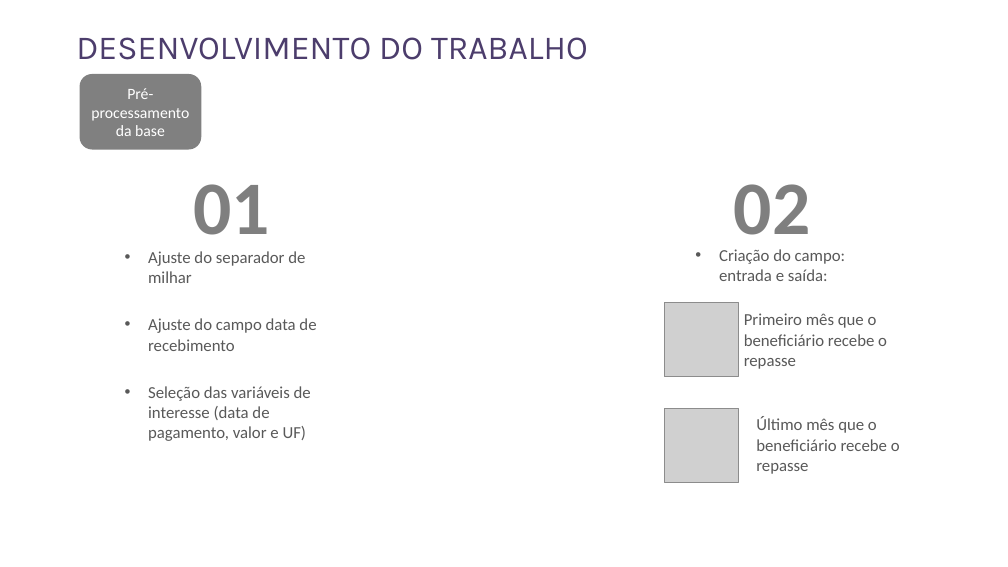
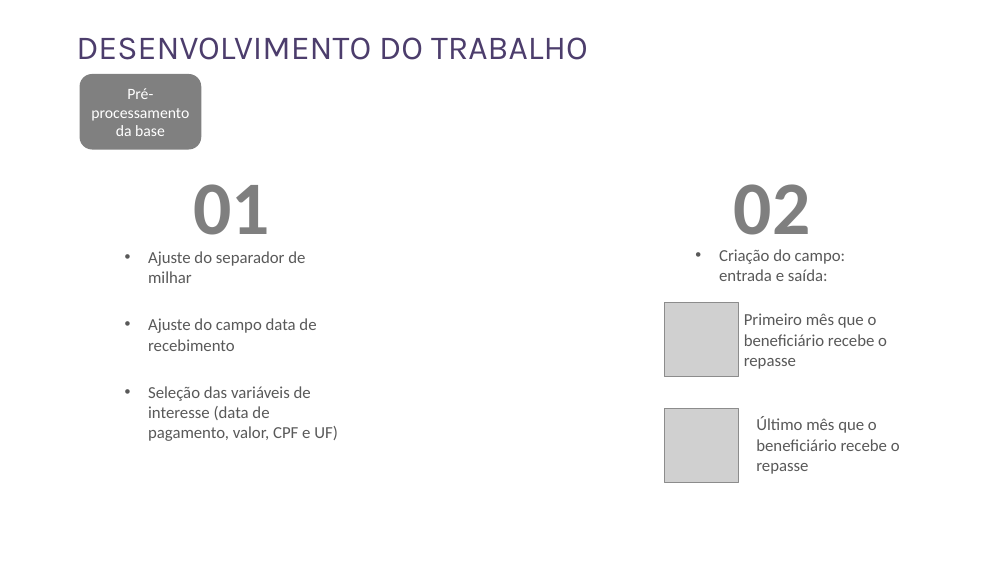
Before and after one commit to rnmourao/monet_sampling_benchmark, a slide deck: slide 10 of paper/Apresentação MonetDB v2.pptx. Drawn at 1008x567 pixels with LibreOffice and Linux fonts; fonts in the diff are those of the drawing; grey boxes stand for pictures. Boxes give left, top, right and bottom in pixels: in the first picture for what was removed or moved away, otherwise in the second. Text is boxed around its words. In the diff, an @@ line names an element or a change of style, - is before the commit and + after.

```diff
--- a/paper/Apresentação MonetDB v2.pptx
+++ b/paper/Apresentação MonetDB v2.pptx
@@ text at (148,386,338,441): text changed @@
-• Seleção das variáveis de interesse (data de pagamento, valor e UF)
+• Seleção das variáveis de interesse (data de pagamento, valor, CPF e UF)
```
Also in this commit, not shown: 2 other slides changed, 4 slides added, 1 slide removed.
